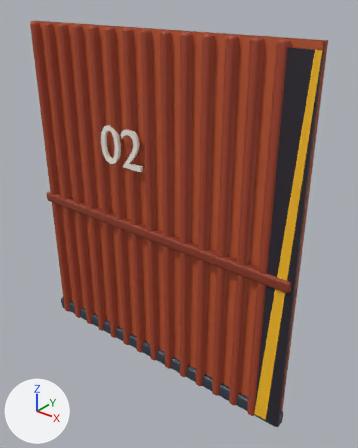
The glTF model art/models/dune_hangar_door_l.glb: old version first, new version second.
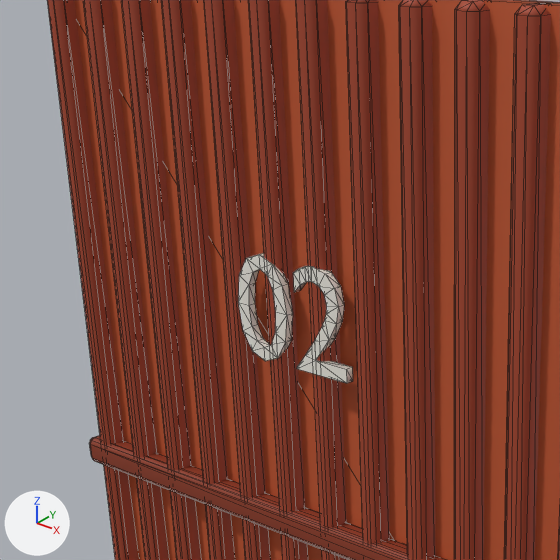
There are two pictures of each version: one whole from a 50 mm lens placed at (5.92, -6.6, 7.63), pointed at (0.46, 0.23, 3.4), one close up on the part from 4% to 61% of the width and 7% to 53% of the height. Every picture has the same lights, and +X, +Y and +Z are marked at lower left. The last two pictures show the newer version. The close-ups show mesh edges as thin lines. Vertices at exactly the same position are counted once.

In view in the first close-up: 'DoorL'.
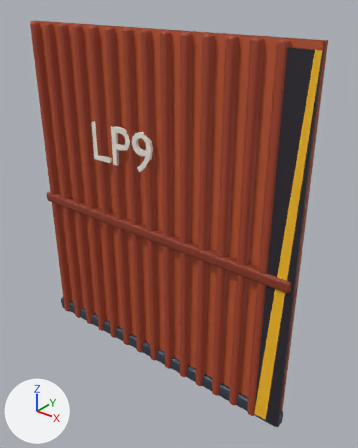
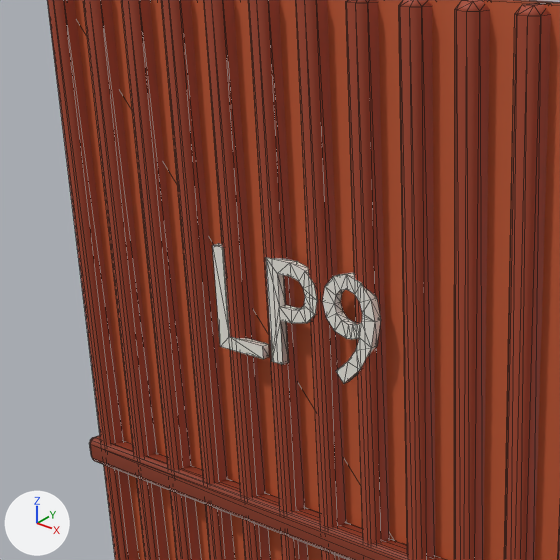
What the commit changed:
me_doorl is used by ob_doorl; location (0.0, 0.0, 0.0).
me_doorl had 572 vertices, 1064 faces and spanned x -3.15..3.15, y -0.24..0.08, z 0.05..6.95.
me_doorl now has 592 vertices, 1104 faces and spans x -3.15..3.15, y -0.24..0.08, z 0.05..6.95.
me_doorl part 1: the loose piece of 52 vertices spanning x -0.56..-0.09, y -0.23..-0.17, z 4.47..5.23 is rebuilt with 40 vertices and now spans x -0.81..-0.34, y -0.23..-0.17, z 4.47..5.22.
me_doorl part 2: the loose piece of 48 vertices spanning x -1.12..-0.63, y -0.23..-0.17, z 4.46..5.23 is rebuilt with 12 vertices and now spans x -1.34..-0.9, y -0.23..-0.17, z 4.47..5.22.
me_doorl part 3: a new loose piece of 68 vertices spanning x -0.29..0.18, y -0.23..-0.17, z 4.46..5.23, in mat_hull (white #f3efe6).

What differs and where, as boxes (x1, y1, x2, y2) in the close-ups (560 x 560 px):
part 1 of me_doorl, rebuilt: before (293, 266, 353, 383); after (266, 257, 318, 365)
part 2 of me_doorl, rebuilt (7% taller): before (238, 253, 293, 361); after (212, 243, 269, 359)
part 3 of me_doorl, added: after (322, 273, 381, 384)
